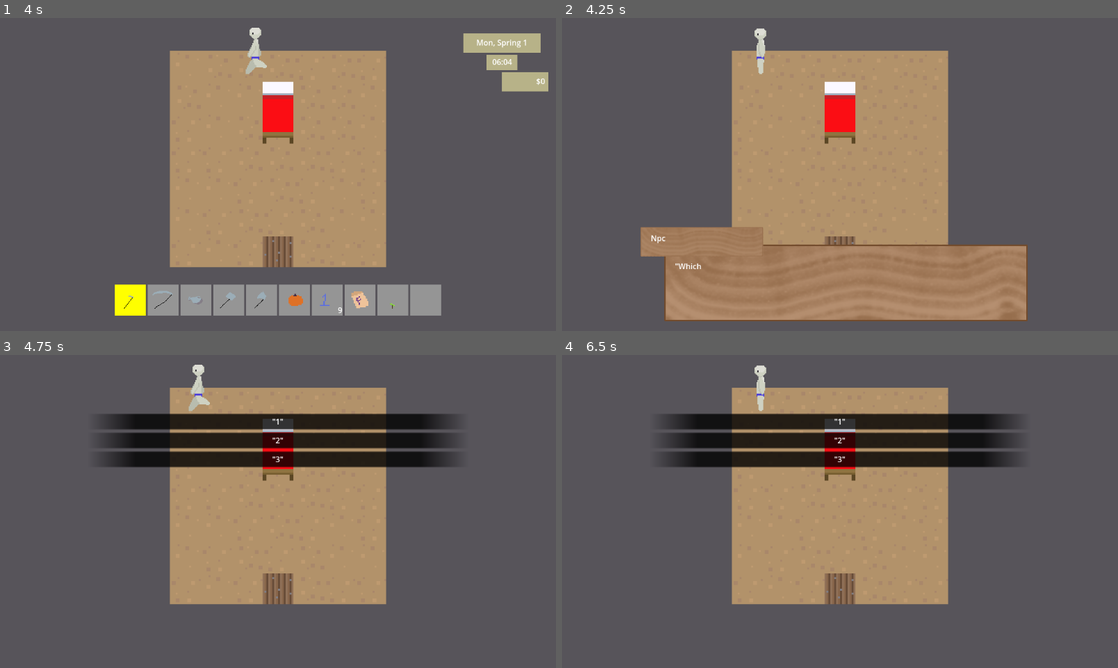
Above: before the commit, frames 1-4 (two rows, left to right).
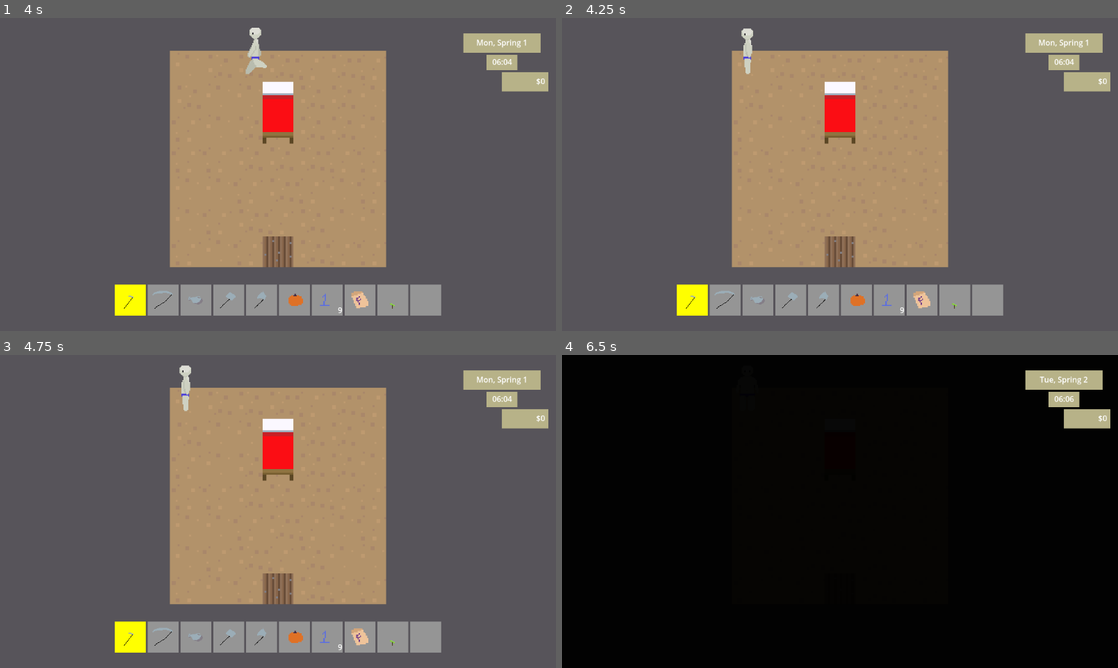
Above: after the commit, the same moments.

Repository: ellis-matthew4/farming-game-framework
Game: Godot game, scene res://scenes/map.tscn
The game is run twice, just before and just after one commit, with the same random seed, the same clock (stepped at 60 frames per second) and the same inputs.
Inputs (mouse positions are in pixels of both pictures, inside the frame that each line leads up to):
- Up to frame 1 (4 s): tap Enter at 0.5, 2 s; move the mouse to (127, 299) at 0.52 s; press the mouse at (127, 299) at 0.53 s; hold D (move_right) 0.53-1.28 s; tap Space at 1.25, 2.75 s; move the mouse to (161, 299) at 1.27 s; release the mouse at (161, 299) at 1.28 s; hold S (move_down) 1.28-2.03 s; click (161, 299) at 1.35 s; move the mouse to (194, 299) at 2.02 s; hold D (move_right) 2.03-2.78 s; hold Shift (ux_modify) 2.03-2.78 s; click (194, 299) at 2.3 s; move the mouse to (227, 299) at 2.77 s; hold W (move_up) 2.78-3.53 s; tap Mouse wheel down (ux_mwd) at 2.85 s; click (227, 299) at 3.05 s; move the mouse to (261, 299) at 3.52 s; press the mouse at (261, 299) at 3.53 s; hold A (move_left) from 3.53 s (still down); tap Mouse wheel up (ux_mwu) at 3.6 s
- Up to frame 2 (4.25 s): keep holding A (move_left); tap P (debug_talk) at 4.15 s
- Up to frame 3 (4.75 s): keep holding A (move_left); move the mouse to (111, 464) at 4.27 s; release the mouse at (111, 464) at 4.28 s; tap Ctrl at 4.35 s; click (111, 464) at 4.55 s
- Up to frame 4 (6.5 s): right-click (673, 464) at 4.9 s; release A (move_left) at 5 s; click (840, 420) at 5 s, where only the run before the commit has a clickable "'1'"; click (840, 439) at 5.75 s, where only the run before the commit has a clickable "'2'"

Frame 1 is identical in both runs. In frame 2, 18% of the frame differs, in the area x 14-99%, y 3-97%; in frame 3, 17%; in frame 4, 98%, in the area x 0-100%, y 0-100%.
Error before the commit: Invalid call. Nonexistent function 'front' in base 'Dictionary'. (res://xdl/Display.gd:82)

Commit message:
Refactor inventory and fix bugs

Diff:
--- a/src/scripts/Cursor.gd
+++ b/src/scripts/Cursor.gd
@@ -8,15 +8,18 @@
   if mouse_active:
     global_position = get_global_mouse_position()
 
-func from_item(i: Item):
-  if i == null:
+func from_index(i: int):
+  var i_item = Globals.inventory[i]
+  if i == null or i_item == null:
     clear()
     return
-  item = i
-  set_texture(i.texture)
-  var text: String = "" if item.quantity <= 1 else str(item.quantity)
+  item = ItemDatabase.get_item(i_item[0])
+  var quantity = i_item[1]
+  set_texture(item.texture)
+  var text: String = "" if quantity <= 1 else str(quantity)
   set_label(text)
   holding = true
+
 
 func clear():
   set_texture(null)
--- a/src/scripts/GroundItem.gd
+++ b/src/scripts/GroundItem.gd
@@ -13,20 +13,22 @@
       ap = c
   if ap != null:
     ap.play("float")
-  await get_tree().create_timer(0.5).timeout
+  await get_tree().create_timer(0.25).timeout
+  if self in Globals.player.get_node('PickUpArea').get_overlapping_bodies():
+    interact()
   can_interact = true
 
 func _process(delta):
   if item == null and item_id != '':
-    item = ItemDatabase.get_item(item_id)
-    create(item)
+    create(item_id)
 
-func create(i: Item):
-  item = i
+func create(i: String):
+  item_id = i
+  item = ItemDatabase.get_item(i)
   $Sprite2D.texture = item.texture
 
 func interact():
-  if can_interact and Globals.try_add_inventory(item):
+  if can_interact and Globals.try_add_inventory(item_id):
     Globals.repopulate_quick_inventory()
     queue_free()
 
--- a/src/scripts/NPC.gd
+++ b/src/scripts/NPC.gd
@@ -257,5 +257,6 @@
 
 func end_dialog():
   in_dialog = false
-  $AnimatedSprite2D.play(buffered_anim)
-  $AnimatedSprite2D.flip_h = buffered_flip
+  if buffered_anim:
+    $AnimatedSprite2D.play(buffered_anim)
+  $AnimatedSprite2D.flip_h = buffered_flip or false
--- a/src/scripts/consumable.gd
+++ b/src/scripts/consumable.gd
@@ -7,6 +7,3 @@
   value = v
   texture = load(tx_path)
   description = d
-
-func consume():
-  quantity -= 1
--- a/src/scripts/dialog_database.gd
+++ b/src/scripts/dialog_database.gd
@@ -14,7 +14,7 @@
 var special = {}
 
 # Will reduce the base stack to structure stack[name] -> []
-func get_stack():
+func get_dialog_stack():
   var stack = {}
   for n in base_stack.keys():
     var level = Globals.affection_manager.get_affection_level(n)
--- a/src/scripts/food.gd
+++ b/src/scripts/food.gd
@@ -10,7 +10,3 @@
   texture = load(tx_path)
   stamina = stam
   description = d
-
-func consume():
-  stamina = stamina # fix this later
-  quantity -= 1
--- a/src/scripts/globals.gd
+++ b/src/scripts/globals.gd
@@ -61,29 +61,40 @@
     'stamina': str("Max: ", max_stamina, " Current: ", stamina),
     'money': money,
     'shipping_cache': shipping_cache,
-    'inventory': get_serialized_inventory()
+    'inventory': inventory
   }
 
-func get_serialized_inventory():
-  var result = ""
-  for i in range(0, unlocked_inventory_slots):
-    if inventory[i] != null:
-      result += str(inventory[i].key, ",")
-    else:
-      result += str(-1, ",")
-  return result
+func get_held_item():
+  var index = menuLayer.get_node("quick_inventory").focused_index() - 1
+  if index < len(inventory):
+    return inventory[index]
 
 func try_add_inventory(item, quantity = 1):
   var idx = lookup_inventory(item)
   if idx != null:
     var existing = inventory[idx]
-    existing.quantity += quantity
+    existing[1] += quantity
     return true
-  if first_empty_inventory_slot() >= unlocked_inventory_slots:
+  var empty_slot = first_empty_inventory_slot()
+  if empty_slot >= unlocked_inventory_slots:
     return false
-  item.quantity = quantity
-  inventory[first_empty_inventory_slot()] = item
+  inventory[empty_slot] = [item, quantity]
   return true
+
+func remove_from_inventory(item, quantity = 1):
+  var idx = lookup_inventory(item)
+  if idx != null:
+    inventory[idx][1] -= 1
+    if inventory[idx][1] <= 0:
+      inventory[idx] = null
+
+func lookup_inventory(item):
+  for k in range(len(inventory)):
+    if inventory[k] == null:
+      continue
+    if inventory[k][0] == item:
+      return k
+  return null
 
 func swap(i, j):
   var item1 = inventory[i]
@@ -99,11 +110,6 @@
       return i
   return max_inventory_slots + 1
 
-func remove_from_inventory(item):
-  var idx = lookup_inventory(item)
-  if idx != null:
-    inventory[idx] = null
-
 func try_purchase(amount):
   if amount > money:
     return false
@@ -116,19 +122,6 @@
 
 func increase_stamina(amount):
   stamina = min(max_stamina, stamina + amount)
-
-func lookup_inventory(item):
-  for k in range(len(inventory)):
-    if inventory[k] == null:
-      continue
-    if inventory[k].item_name == item.item_name:
-      return k
-  return null
-
-func get_held_item():
-  var index = menuLayer.get_node("quick_inventory").focused_index() - 1
-  if index < len(inventory):
-    return inventory[index]
 
 func sleep():
   affection_manager.increment_day()
@@ -155,7 +148,7 @@
   weather = 'rain' # debug
   print("Setting weather to ", weather)
   calendar.parse_day(day)
-  dialog_stack = DialogDatabase.get_stack()
+  dialog_stack = DialogDatabase.get_dialog_stack()
   last_event_at = 0
 
 func repopulate_quick_inventory():
@@ -166,13 +159,18 @@
   dynamicLayer.add_child(node)
   node.global_position = pos
 
-func ship(item: Item):
-  shipping_cache += item.value
-  item.quantity -= 1
-
-func npc_talk(name):
+func ship(item: String, quantity: int):
+  var inv_idx = lookup_inventory(item)
+  if not inv_idx == null:
+    var inst_item: Item = ItemDatabase.get_item(item)
+    shipping_cache += inst_item.value * quantity
+    remove_from_inventory(item, quantity)
+
+func npc_talk(npc_name):
+  if not menuLayer.xdl_able():
+    return
   movement_blocked = true
-  var label = dialog_stack[name].pop_front() if len(dialog_stack[name]) > 1 else dialog_stack[name][0]
+  var label = dialog_stack[npc_name].pop_front() if len(dialog_stack[npc_name]) > 1 else dialog_stack[npc_name][0]
   menuLayer.xdl_call(label)
   await menuLayer.xdl_done
   movement_blocked = false
@@ -180,6 +178,8 @@
   get_tree().call_group('NPC', 'end_dialog')
 
 func npc_talk_label(label):
+  if not menuLayer.xdl_able():
+    return
   movement_blocked = true
   menuLayer.xdl_call(label)
   await menuLayer.xdl_done
@@ -205,17 +205,17 @@
   # Pre-populate inventory
   for i in range(max_inventory_slots):
     inventory.append(null)
-  try_add_inventory(ItemDatabase.get_item('hoe'))
-  try_add_inventory(ItemDatabase.get_item('sickle'))
-  try_add_inventory(ItemDatabase.get_item('watering_can'))
-  try_add_inventory(ItemDatabase.get_item('hammer'))
-  try_add_inventory(ItemDatabase.get_item('axe'))
-  try_add_inventory(ItemDatabase.get_item('generic_crop'))
-  try_add_inventory(ItemDatabase.get_item('generic_seeds'), 9)
-  try_add_inventory(ItemDatabase.get_item('fertilizer'))
-  try_add_inventory(ItemDatabase.get_item('generic_sapling'))
+  try_add_inventory('hoe')
+  try_add_inventory('sickle')
+  try_add_inventory('watering_can')
+  try_add_inventory('hammer')
+  try_add_inventory('axe')
+  try_add_inventory('generic_crop')
+  try_add_inventory('generic_seeds', 9)
+  try_add_inventory('fertilizer')
+  try_add_inventory('generic_sapling')
   affection_manager = AffectionManager.new()
-  dialog_stack = DialogDatabase.get_stack()
+  dialog_stack = DialogDatabase.get_dialog_stack()
 
 func _input(event):
   if (event is InputEventKey):
--- a/src/scripts/inventory_menu.gd
+++ b/src/scripts/inventory_menu.gd
@@ -16,17 +16,15 @@
 
 func _ready():
   # load inventory
-  var idx = 0
-  for i in Globals.inventory:
+  for i in len(Globals.inventory):
     var slot = SlotScene.instantiate()
     InventoryGrid.add_child(slot)
-    slot.from_item(i)
+    slot.from_index(i)
     slot.context = "inventory"
-    if idx > Globals.unlocked_inventory_slots - 1:
+    if i > Globals.unlocked_inventory_slots - 1:
       slot.lock()
     else:
       slot.mouse_activity.connect(self.defocus_current)
-    idx += 1
 
 func focus():
   _change_focus_inventory(1, 1)
@@ -77,8 +75,8 @@
         held_index = idx
       else:
         Globals.swap(idx, held_index)
-      n.from_item(Cursor.item)
-      Cursor.from_item(item)
+      n.from_index(idx)
+      Cursor.from_index(held_index)
 
 func _change_focus_inventory(old, new):
   if old == -1 and new != 1:
--- a/src/scripts/inventory_slot.gd
+++ b/src/scripts/inventory_slot.gd
@@ -6,14 +6,16 @@
 
 signal mouse_activity
 
-func from_item(i: Item):
-  if i == null:
+func from_index(i: int):
+  var i_item = Globals.inventory[i]
+  if i == null or i_item == null:
     clear()
     return
-  item = i
-  var texture = i.texture
+  item = ItemDatabase.get_item(i_item[0])
+  var quantity = i_item[1]
+  var texture = item.texture
   set_texture(texture, get_region_rect())
-  var text = "" if item.quantity <= 1 else str(item.quantity)
+  var text = "" if quantity <= 1 else str(quantity)
   set_label(text)
 
 func get_region_rect():
--- a/src/scripts/item.gd
+++ b/src/scripts/item.gd
@@ -7,8 +7,6 @@
 var item_name
 var value
 var texture
-var quantity = 1:
-  set = set_quantity
 var description
 
 func _init(n: String, v: int, tx_path: String, d: String):
@@ -16,9 +14,3 @@
   value = v
   texture = load(tx_path)
   description = d
-
-func set_quantity(new):
-  quantity = new
-  if quantity <= 0:
-    Globals.remove_from_inventory(self)
-  Globals.repopulate_quick_inventory()
--- a/src/scripts/item_database.gd
+++ b/src/scripts/item_database.gd
@@ -23,7 +23,7 @@
       items[k].prepare_rendered_data()
 
 func get_item(id) -> Item:
-  return items[id]
+  return items[id] if id != null else null
 
 func get_id(item: Item):
   return items.find_key(item)
--- a/src/scripts/loading_zone.gd
+++ b/src/scripts/loading_zone.gd
@@ -24,7 +24,7 @@
   if body == Globals.player:
     emit_signal("player_exited", self)
 
-func _on_player_entered(zone):
+func _on_player_entered(_zone):
   if Globals.clock.time < Globals.last_event_at + 180:
     return
   var event_id = ready_to_show_event()
--- a/src/scripts/menu_layer.gd
+++ b/src/scripts/menu_layer.gd
@@ -79,9 +79,6 @@
     Globals.transitioning = false
 
 func xdl_call(label):
-  if not $xdl.able:
-    await get_tree().create_timer(0.2).timeout
-    return await xdl_call(label)
   time_display_inst.hide()
   $quick_inventory.hide()
   $xdl.show()
@@ -92,3 +89,6 @@
   time_display_inst.show()
   $xdl.hide()
   emit_signal("xdl_done")
+
+func xdl_able():
+  return $xdl.able
--- a/src/scripts/player.gd
+++ b/src/scripts/player.gd
@@ -33,10 +33,12 @@
     $AnimatedSprite2D.frame = 0
     $AnimatedSprite2D.stop()
   if not Globals.movement_blocked:
+    var currently_held_item_id = Globals.get_held_item()[0] if Globals.get_held_item() != null else null
+    var currently_held_item = ItemDatabase.get_item(currently_held_item_id)
     if Input.is_action_just_pressed("player_interact"):
       velocity = Vector2(0,0)
       var held = false
-      if Globals.get_held_item() is Tool:
+      if currently_held_item is Tool:
         await get_tree().create_timer(0.1).timeout
         if Input.is_action_pressed("player_interact"):
           await get_tree().create_timer(0.1).timeout
@@ -52,8 +54,6 @@
       Globals.menuLayer.pause_menu()
     elif Input.is_action_just_pressed("ux_debug"):
       Globals.menuLayer.debug_menu()
-    elif Input.is_action_just_pressed("debug_talk"):
-      Globals.npc_talk_label('sample_npc_branching')
 
     if moving:
       if _snapped():
@@ -127,7 +127,8 @@
     _set_tool_interact_area_size(held)
     await get_tree().create_timer(0.05).timeout
   var li = get_node("InteractPivot/InteractionArea").get_overlapping_bodies()
-  var currently_held_item = Globals.get_held_item()
+  var currently_held_item_id = Globals.get_held_item()[0] if Globals.get_held_item() != null else null
+  var currently_held_item = ItemDatabase.get_item(currently_held_item_id)
   for n in li:
     if n.is_in_group("Bed"):
       Globals.player_position = null
@@ -137,9 +138,8 @@
       n.enter(self)
       return
     elif n.is_in_group("ShippingBox"):
-      var held_item = Globals.get_held_item()
-      if not held_item is Tool:
-        Globals.ship(held_item)
+      if not currently_held_item is Tool:
+        Globals.ship(currently_held_item_id, 1)
       return
     elif n is GroundItem:
       n.interact()
@@ -150,6 +150,7 @@
         return
     elif n is NPC:
       var npc_name = n.npc_name
+      print('interacting with ', npc_name)
       n.turn_to_player()
       if not currently_held_item is Tool:
         var like_level = n.gift(currently_held_item)
@@ -157,6 +158,7 @@
       else:
         Globals.affection_manager.talk_affection(n)
         Globals.npc_talk(npc_name)
+      return
   if currently_held_item is Tool:
     var tool = currently_held_item.item_name.to_snake_case()
     var animation = currently_held_item.animation_key + DIRS.keys()[facing].to_lower()
@@ -178,7 +180,7 @@
     await get_tree().create_timer(0.25).timeout
     _set_tool_interact_area_size(false)
   elif currently_held_item is Food:
-    currently_held_item.consume()
+    Globals.remove_from_inventory(currently_held_item_id, 1)
     Globals.repopulate_quick_inventory()
   elif currently_held_item is Seeds or currently_held_item is Sapling:
     print("seeds")
@@ -186,13 +188,13 @@
       if n is Soil and n.tilled:
         print("sowing")
         n.sow(currently_held_item)
-        currently_held_item.consume()
+        Globals.remove_from_inventory(currently_held_item_id, 1)
   elif currently_held_item is Consumable:
     if currently_held_item.item_name == "Fertilizer":
       for n in li:
         if n is Soil and n.tilled:
           n.fertilize()
-          currently_held_item.consume()
+          Globals.remove_from_inventory(currently_held_item_id, 1)
   else:
     if currently_held_item != null:
       print(currently_held_item.item_name)
--- a/src/scripts/quick_inventory.gd
+++ b/src/scripts/quick_inventory.gd
@@ -5,6 +5,7 @@
 
 signal focus_change
 signal populated
+signal empty
 
 func _ready():
   _populate()
@@ -39,18 +40,21 @@
 
 func _populate():
   _depopulate()
+  await self.empty
   var inv = Globals.inventory
   for i in range(0, 10):
     var slot = SlotScene.instantiate()
-    $HBoxContainer.add_child(slot)
-    slot.from_item(inv[i])
+    $HBoxContainer.call_deferred("add_child", slot)
+    slot.from_index(i)
     slot.context = "quick"
+  await get_tree().process_frame
   emit_signal("populated")
 
 func _depopulate():
   for c in $HBoxContainer.get_children():
     $HBoxContainer.remove_child(c)
     c.queue_free()
+  emit_signal('empty')
 
 func _wait_and_reset(timeout):
   Globals.can_accept_mw_input = false
--- a/src/scripts/soil.gd
+++ b/src/scripts/soil.gd
@@ -94,7 +94,7 @@
       stage = 0
   else:
     if stage == crop.max_stages:
-      var item_to_drop = crop.get_product()
+      var item_to_drop = crop.product_id
       var floater = float_item.instantiate()
       floater.create(item_to_drop)
       Globals.add_to_dynamic_layer(floater, global_position + Vector2(snap/2, snap/2))
